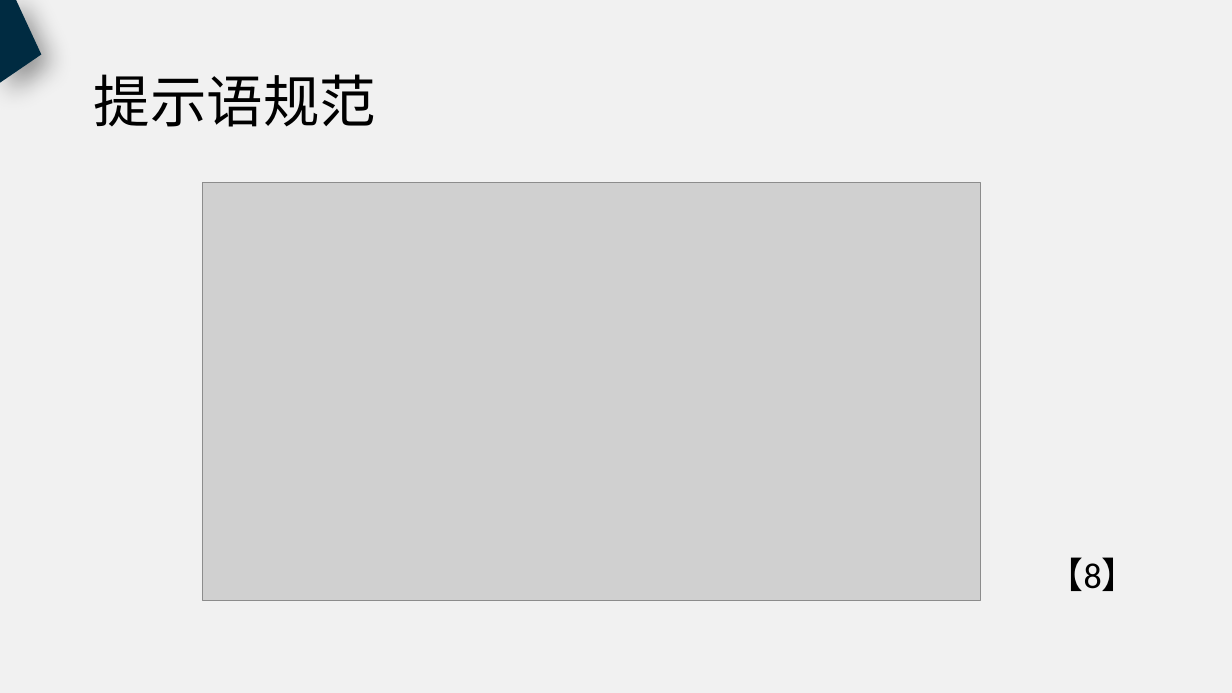
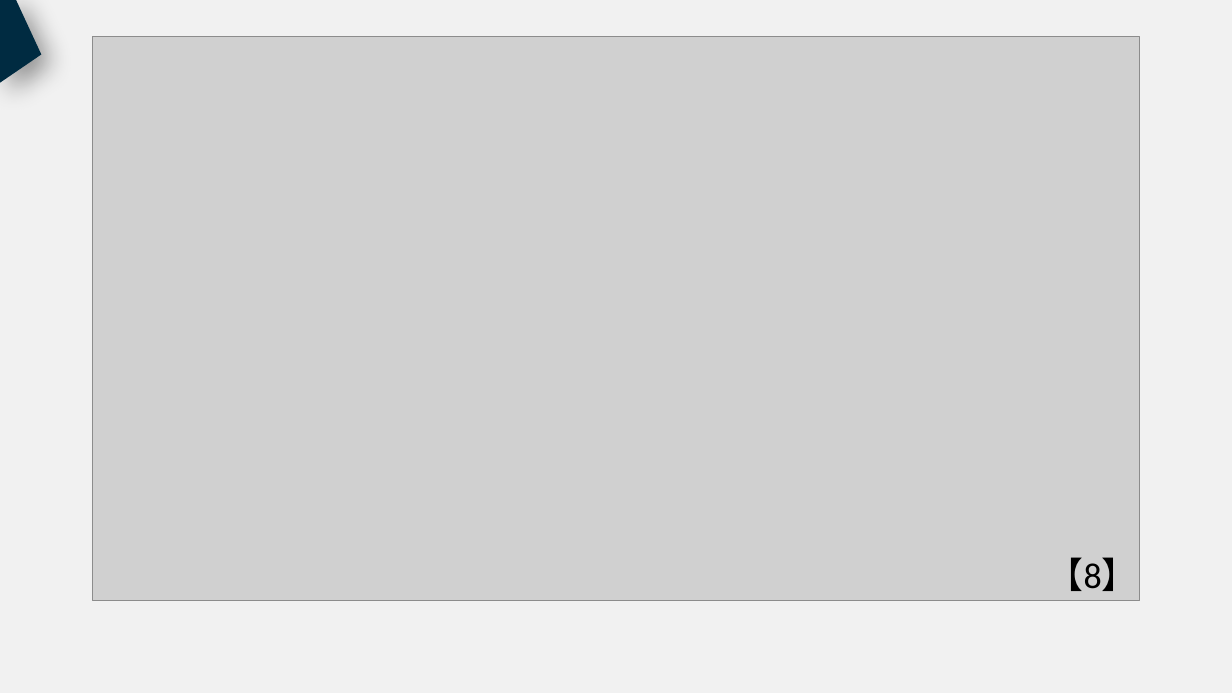
Before and after one commit to PRD2018-G18/PRD2018, a slide deck: slide 34 of 非受控文档/过程文档/UML基础2/UML基础2.pptx. Drawn at 1232x693 pixels with LibreOffice and Linux fonts; fonts in the diff are those of the drawing; grey boxes stand for pictures. Boxes give left, top, right and bottom in pixels: in the first picture for what was removed or moved away, otherwise in the second. Text is boxed around its words. In the diff, an @@ line names an element or a change of style, - is before the commit and + after.

```diff
--- a/非受控文档/过程文档/UML基础2/UML基础2.pptx
+++ b/非受控文档/过程文档/UML基础2/UML基础2.pptx
@@ picture: place and size @@
-picture at [202, 182, 981, 601]
+picture at [92, 37, 1141, 601]
@@ title removed at [94, 74, 376, 127] @@
-提示语规范
```
Also in this commit, not shown: 24 other slides changed, 3 slides added, 1 slide removed.
